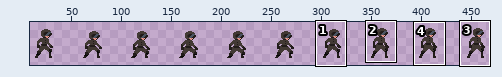
One commit to this sprite sheet: dist/images/anims/Character Trooper.png. The first picture is a wide view before the edit; the outline marks the close-up.
Close-up. Before the edit:
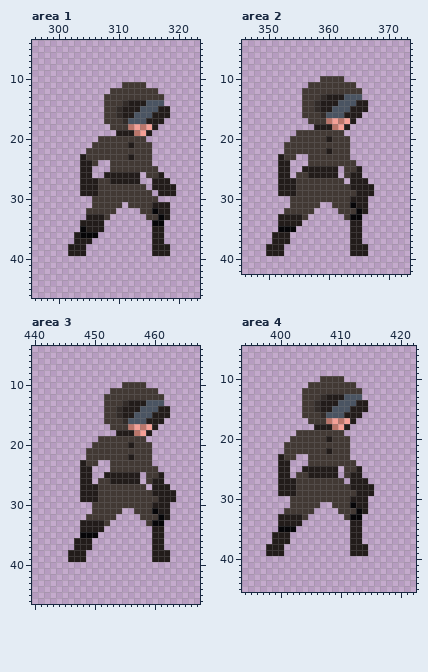
The file is 480x48 pixels. Shown: area 1: x 296..323, y 4..46; area 2: x 346..373, y 4..42; area 3: x 440..467, y 4..46; area 4: x 394..422, y 5..45. The wide view leaves out empty margins. The commit also changed other parts of the picture, which this record leaves out.
After:
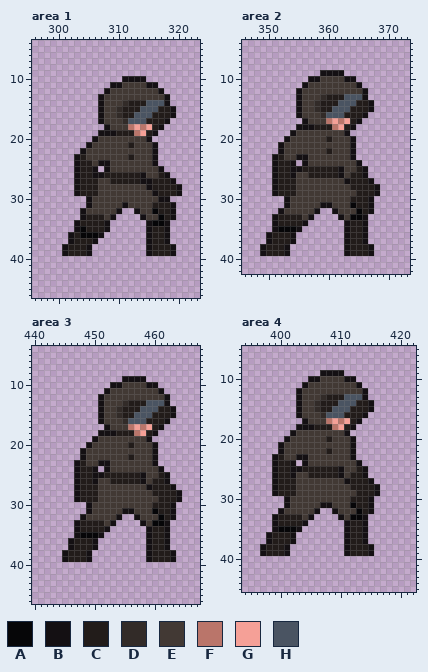
Palette (. is transparent): A #060608  B #141013  C #221c1a  D #322b28  E #423934  F #ba756a  G #f5a097  H #4a5462
The edit:
Changed rows in their new state; - is an unchanged pixel.
Area 1:
first column x 301:
10 ----------BBBB------
11 --------BB----BB----
12 -------B--------B---
13 ------B----------B--
14 ------B----------B--
15 ------B-----------B-
16 ------B-----------B-
17 ------B----------B--
18 -------B--------B---
19 ------BBB------B----
20 -----B--------B-----
21 ----B----------B----
22 ---B-----------B----
23 --B------------B----
24 --B---BB-------B----
25 --B--B-B--------B---
26 --B--BB------B---B--
27 --B----------BB---B-
28 --B-----------B----B
29 --B------------B---B
30 ----B-----------BB--
31 ----B-----B-------B-
32 ---B-----B--B-----B-
33 ---B----B----B----B-
34 --B----B------B--B--
35 --B----B------B--B--
36 -B----B-------B--B--
37 -B---B--------B--B--
38 B---B---------B---B-
39 B---B---------B---B-
Area 2:
first column x 349:
 9 ----------BBBB------
10 --------BB----BB----
11 -------B--------B---
12 ------B----------B--
13 ------B----------B--
14 ------B-----------B-
15 ------B-----------B-
16 ------B----------B--
17 -------B--------B---
18 ------BBB------B----
19 -----B--------B-----
20 ----B----------B----
21 ---B-----------B----
22 ---B-----------B----
23 --B---BB-------B----
24 --B--B-B--------B---
25 --B--BB------B---B--
26 --B--B-------B---B--
27 --B-----------B---B-
28 --B----------------B
29 --B----------------B
30 ----B-------------B-
31 ----B-----BB------B-
32 ---B-----B--B-----B-
33 --B-----B----B---B--
34 --B----B------B--B--
35 --B---B-------B--B--
36 -B---B--------B--B--
37 -B---B--------B--B--
38 B---B---------B---B-
39 B---B---------B---B-
Area 3:
first column x 445:
 9 ----------BBBB------
10 --------BB----BB----
11 -------B--------B---
12 ------B----------B--
13 ------B----------B--
14 ------B-----------B-
15 ------B-----------B-
16 ------B----------B--
17 -------B--------B---
18 ------BBB------B----
19 -----B--------B-----
20 ----B----------B----
21 ---B-----------B----
22 ---B-----------B----
23 --B---BB-------B----
24 --B--B-B--------B---
25 --B--BB------B---B--
26 --B--B-------B---B--
27 --B-----------B---B-
28 --B----------------B
29 --B----------------B
30 ----B-------------B-
31 ----B-----BB------B-
32 ---B-----B--B-----B-
33 --B-----B----B---B--
34 --B----B------B--B--
35 --B---B-------B--B--
36 -B---B--------B--B--
37 -B---B--------B--B--
38 B---B---------B---B-
39 B---B---------B---B-
Area 4:
first column x 397:
 9 ----------BBBB------
10 --------BB----BB----
11 -------B--------B---
12 ------B----------B--
13 ------B----------B--
14 ------B-----------B-
15 ------B-----------B-
16 ------B----------B--
17 -------B--------B---
18 ------BBB------B----
19 -----B--------B-----
20 ----B----------B----
21 ---B-----------B----
22 ---B-----------B----
23 --B---BB-------B----
24 --B--B-B--------B---
25 --B--BB------B---B--
26 --B--B-------B---B--
27 --B-----------B---B-
28 --B----------------B
29 --B----------------B
30 ----B-------------B-
31 ----B-----BB------B-
32 ---B-----B--B-----B-
33 --B-----B----B---B--
34 --B----B------B--B--
35 --B---B-------B--B--
36 -B---B--------B--B--
37 -B---B--------B--B--
38 B---B---------B---B-
39 B---B---------B---B-
Pixel boxes of the changes (left, top, right, bottom) in both close-ups:
added: (62, 76, 182, 256)
added: (260, 70, 380, 256)
added: (62, 376, 182, 562)
added: (260, 370, 380, 556)
